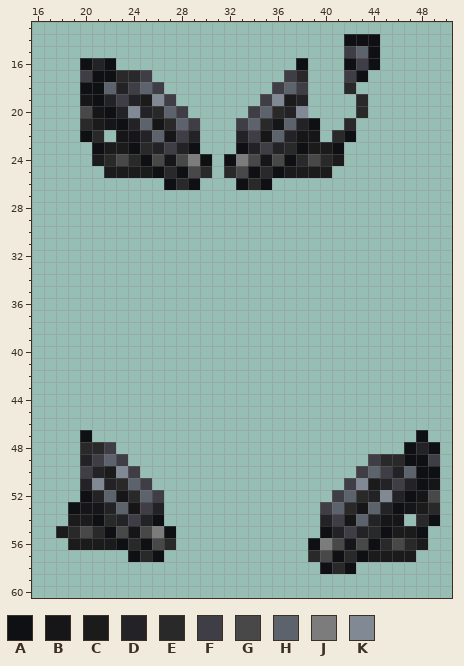
Two versions of one pixel-art sprite, Resources/Textures/_RMC14/Objects/Weapons/Guns/Rifles/m54c2.rsi/inhand-left.png. Above: the version before the commit.
The file is 64x64 pixels. Colours within 5 levels of each other are drawn and written as one. Shown: x 16..50, y 13..60.
Palette (. is transparent): A #0f1013  B #161518  C #1b1b1b  D #232226  E #292929  F #3f3d45  G #484848  H #5c636c  J #7c7c7c  K #808994
Pixels before, first column x 18:
14 ........................AAA.....
15 ........................FHA.....
16 ..ADA...............A...AFA.....
17 ..FAAEEF...........FE...FA......
18 ..AAHDFHF.........FHF...E.......
19 ..BADFDCKF.......FKCD....E......
20 ..GBADKDEHF.....FHEDK....E......
21 ..ECBADHBEHF...FHEBHDA..E.......
22 ..AE.BBDHBFD...DFBHDBB.EA.......
23 ...ACCAEDFDA...ADFDEACCA........
24 ...CEGEAGBGJA.AJGBGAEGEC........
25 ....CCCCAEAGE.EGAEACCCC.........
26 .........AEA...AEA..............
27 ................................
28 ................................
29 ................................
30 ................................
31 ................................
32 ................................
33 ................................
34 ................................
35 ................................
36 ................................
37 ................................
38 ................................
39 ................................
40 ................................
41 ................................
42 ................................
43 ................................
44 ................................
45 ................................
46 ................................
47 ..A...........................A.
48 ..EEF........................ADA
49 ..DFHF....................FEEAAF
50 ..FDCKF..................FHFDHAA
51 ..DKDEHF................FKCDFDAB
52 ..ADHBEHF..............FHEDKDABG
53 .ABBDHBFD.............FHEBHDABCE
54 .CCAEDFDA.............DFBHDBB.EA
55 CEGEAGBGJA............ADFDEACCA.
56 .CCCCAEAGE...........AJGBGAEGEC.
57 ......AEA............EGAEACCCC..
58 ......................AEA.......
After:
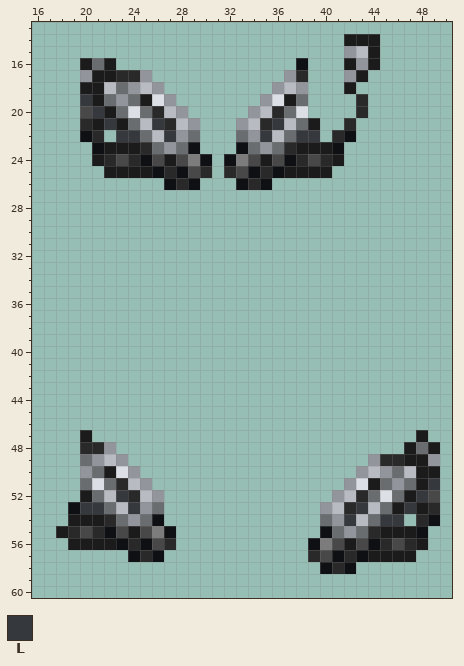
Colours new in this view: L #35393d
Diff:
{"colour":"D","old":"#232226","new":"#6a6d70"}
{"colour":"F","old":"#3f3d45","new":"#93959c"}
{"colour":"H","old":"#5c636c","new":"#b8bbc2"}
{"colour":"K","old":"#808994","new":"#dcdfe5"}
{"y":14,"x":42,"old":"AAA","new":"CCC"}
{"y":15,"x":44,"old":"A","new":"C"}
{"y":16,"x":20,"old":"A","new":"C"}
{"y":16,"x":22,"old":"A","new":"C"}
{"y":16,"x":42,"old":"A","new":"C"}
{"y":16,"x":44,"old":"A","new":"C"}
{"y":17,"x":21,"old":"AA","new":"CC"}
{"y":17,"x":43,"old":"A","new":"C"}
{"y":18,"x":20,"old":"AA","new":"CC"}
{"y":18,"x":42,"old":"E","new":"C"}
{"y":19,"x":20,"old":"BA","new":"LC"}
{"y":20,"x":21,"old":"BA","new":"LC"}
{"y":21,"x":22,"old":"BA","new":"LC"}
{"y":21,"x":26,"old":"B","new":"L"}
{"y":21,"x":36,"old":"B","new":"L"}
{"y":21,"x":39,"old":"A","new":"C"}
{"y":22,"x":23,"old":"BB","new":"LL"}
{"y":22,"x":27,"old":"B","new":"L"}
{"y":22,"x":35,"old":"B","new":"L"}
{"y":22,"x":38,"old":"BB","new":"LL"}
{"y":23,"x":24,"old":"A","new":"C"}
{"y":23,"x":38,"old":"A","new":"C"}
{"y":24,"x":27,"old":"B","new":"C"}
{"y":24,"x":35,"old":"B","new":"C"}
{"y":47,"x":20,"old":"A","new":"C"}
{"y":47,"x":48,"old":"A","new":"C"}
{"y":48,"x":47,"old":"A","new":"C"}
{"y":48,"x":49,"old":"A","new":"C"}
{"y":49,"x":47,"old":"AA","new":"CC"}
{"y":50,"x":48,"old":"AA","new":"CC"}
{"y":51,"x":48,"old":"AB","new":"CL"}
{"y":52,"x":20,"old":"A","new":"C"}
{"y":52,"x":23,"old":"B","new":"L"}
{"y":52,"x":47,"old":"AB","new":"CL"}
{"y":53,"x":20,"old":"BB","new":"LL"}
{"y":53,"x":24,"old":"B","new":"L"}
{"y":53,"x":43,"old":"B","new":"L"}
{"y":53,"x":46,"old":"AB","new":"CL"}
{"y":54,"x":21,"old":"A","new":"C"}
{"y":54,"x":42,"old":"B","new":"L"}
{"y":54,"x":45,"old":"BB","new":"LL"}
{"y":55,"x":24,"old":"B","new":"C"}
{"y":55,"x":45,"old":"A","new":"C"}
{"y":56,"x":42,"old":"B","new":"C"}
{"label":"changed","picture_box":[80,34,380,166]}
{"label":"changed","picture_box":[80,430,164,538]}
{"label":"changed","picture_box":[320,430,440,550]}
